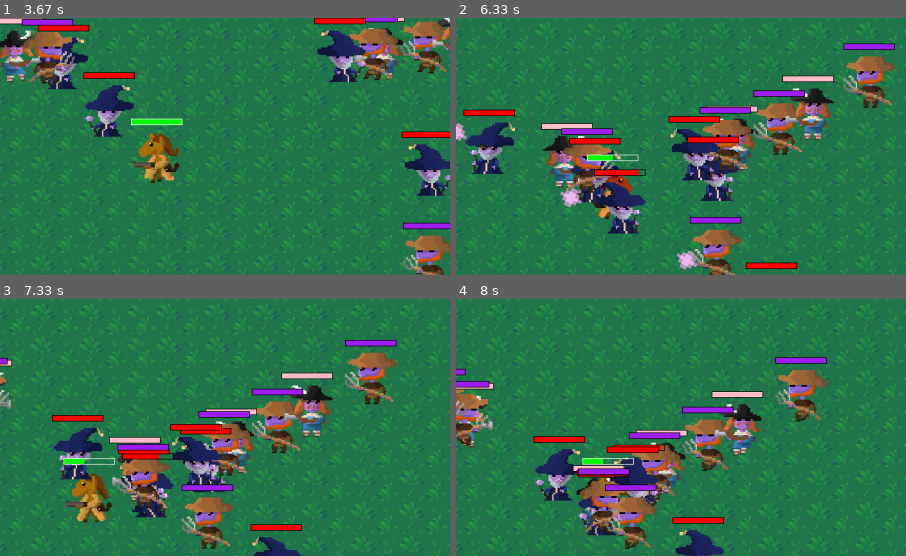
Above: before the commit, frames 1-4 (two rows, left to right).
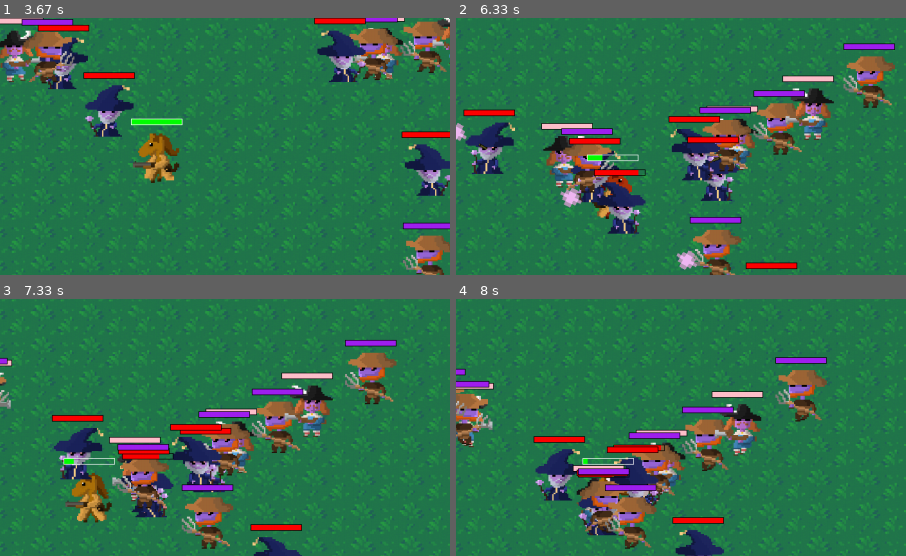
Above: after the commit, the same moments.

Repository: Throddy/PyGame
Game: pygame game, started from main.py
Same seed, same stepped clock (60 frames per second), same inputs: the game is played once before the commit and once after it.
Inputs (mouse positions are % of the whole screen's width and height, from its top left):
- Up to frame 1 (3.67 s): hold D 0.33-0.8 s; move the mouse to (46, 54) at 0.37 s; hold W 0.83-1.13 s; move the mouse to (82, 47) at 0.87 s; click (60, 72) at 1.22 s; hold D 1.5-1.97 s; move the mouse to (19, 35) at 1.53 s; hold A 2-2.53 s; move the mouse to (65, 15) at 2.03 s; tap Space at 2.07, 2.37, 2.63, 2.97, 3.27, 3.4 s; hold S 2.57-2.87 s; move the mouse to (62, 59) at 2.6 s; hold A 2.9-3.3 s; move the mouse to (52, 16) at 2.93 s; hold W from 3.33 s (still down); move the mouse to (14, 47) at 3.37 s
- Up to frame 2 (6.33 s): release W at 3.7 s; hold D 3.73-4.37 s; move the mouse to (51, 61) at 3.77 s; tap Space at 3.8, 4.1, 4.47, 4.87, 5.17, 5.37, 5.67, 6.2 s; hold S 4.4-4.77 s; move the mouse to (47, 33) at 4.43 s; hold A 4.8-5.27 s; move the mouse to (88, 88) at 4.83 s; hold D 5.3-5.77 s; move the mouse to (76, 66) at 5.33 s; click (34, 17) at 5.85 s; hold W from 6.13 s (still down); click (70, 42) at 6.22 s
- Up to frame 3 (7.33 s): release W at 6.43 s; hold D 6.47-6.93 s; tap Space at 6.53, 6.83, 7.03 s; click (76, 41) at 6.55 s; hold A from 6.97 s (still down); click (85, 76) at 7.05 s
- Up to frame 4 (8 s): tap Space at 7.33, 7.6, 7.93 s; release A at 7.5 s; hold S 7.53-7.83 s; click (12, 28) at 7.62 s; hold A from 7.87 s (still down); click (86, 42) at 7.95 s
The pictures show only the part of the screen within x 35-85%, y 17-67%; the shares and areas given below are measured in that part.

Frame 1 is identical in both runs. In frame 2, less than 0.1% of the frame differs, in the area x 32-35%, y 53-56%; in frame 3, less than 0.1%; in frame 4, less than 0.1%, in the area x 29-33%, y 61-65%.

Commit message:
Fixed_collide_damage+pep8

Diff:
--- a/main.py
+++ b/main.py
@@ -2,7 +2,6 @@
 from fractions import Fraction
 from random import randint
 from random import choice as ch
-from PIL import Image
 from math import atan2, hypot, degrees
 
 pygame.init()
@@ -316,6 +315,7 @@
         self.hp = MC_hp
         self.hit = False
         self.time = 0
+        self.time_for_vil = 0
 
     def update(self, keys, vx=0, vy=0):
         global bad_end_flag
@@ -334,11 +334,11 @@
             self.hit = True
             ouch_snd.play()
             self.hp -= Mag_damage
-        if pygame.sprite.spritecollideany(self, enemy_group) and self.time >= v_damage_delay:
+        if pygame.sprite.spritecollideany(self, enemy_group) and self.time_for_vil >= v_damage_delay:
             self.hit = True
             ouch_snd.play()
             self.hp -= Vil_damage
-            self.time = 0
+            self.time_for_vil = 0
 
         l, r, f, d = '', '', '', ''
         if not keys[pygame.K_SPACE]:
@@ -403,6 +403,7 @@
         else:
             self.rect.x, self.rect.y = v_width // 2, v_height // 2
         self.time += Fraction(1, FPS)
+        self.time_for_vil += 1
 
 
 class Bullet(pygame.sprite.Sprite):
@@ -946,6 +947,7 @@
             start_data[header] = start_vals
         writer.writerow(start_data)
 
+
 def review_stats(file_name, enemy=None, killed=False, time_ticked=False, shoted=False):
     global headers
     if killed:
